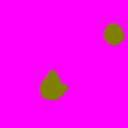
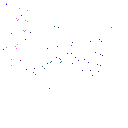
Comparing the layer stacks of the two 128x128 images. Changes:
hid "levels" over <box>0,0,128,128</box>
showed "stuff", painted on it over <box>3,3,112,89</box>
